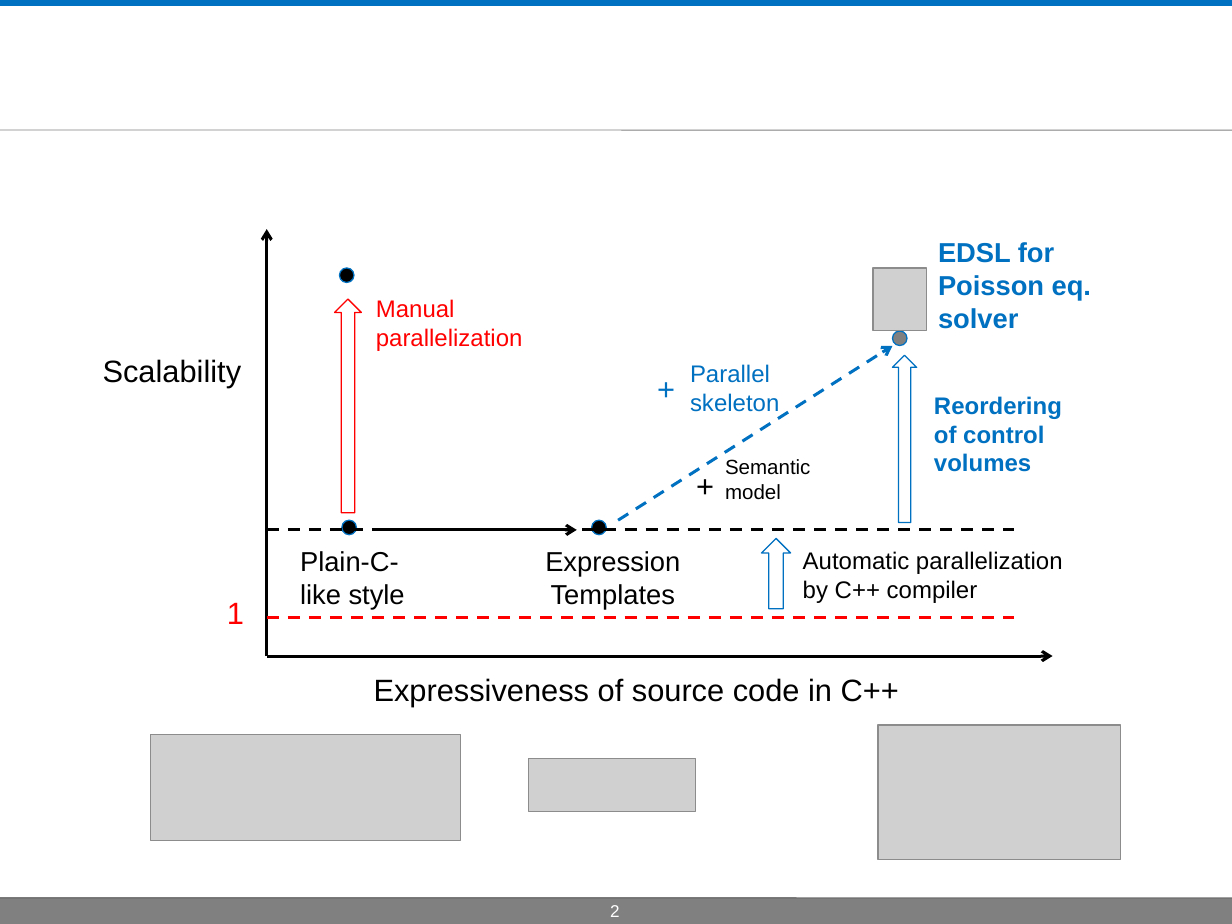
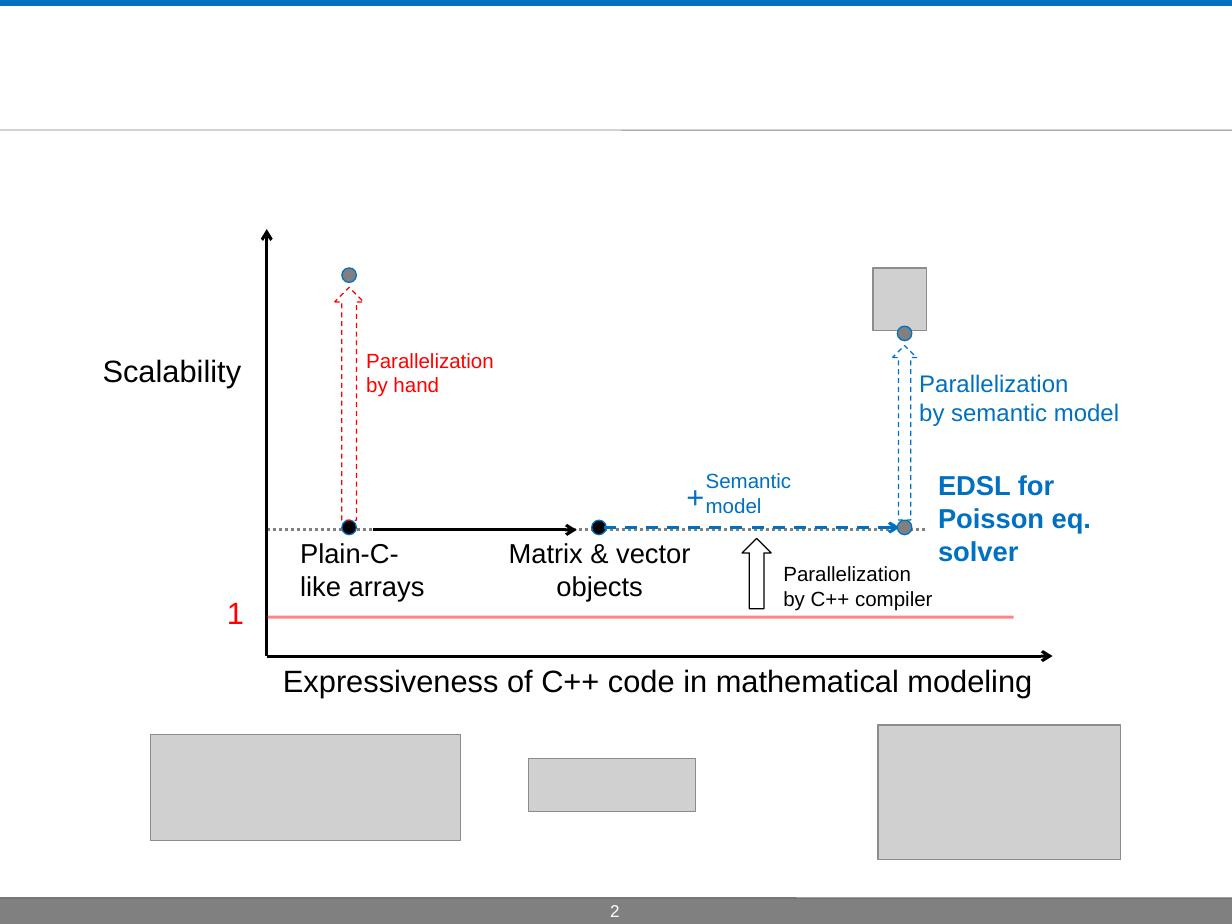
Before and after one commit to masa-ito/ProtoToPoisson, a slide deck: slide 2 of doc/source/figures.pptx. Drawn at 1232x924 pixels with LibreOffice and Linux fonts; fonts in the diff are those of the drawing; grey boxes stand for pictures; background and template pictures are left out. Boxes give left, top, right and bottom in pixels: in the first picture for what was removed or moved away, otherwise in the second. Text is boxed around its words. In the diff, an @@ line names an element or a change of style, - is before the commit and + after.

```diff
--- a/doc/source/figures.pptx
+++ b/doc/source/figures.pptx
@@ ellipse at (342,267,357,282): fill #000000 to #808080 @@
@@ down arrow: place and size @@
-down arrow at (335,299,362,513)
+down arrow at (335,287,365,520)
@@ down arrow at (335,287,365,520): outline #FF0000 0.75 pt to #FF0000 0.75 pt dashed @@
@@ ellipse: place and size @@
-ellipse at (892,331,907,346)
+ellipse at (897,326,912,341)
@@ rectangle "Parallelization": place and size @@
-rectangle "Parallelization" at (363,287,542,357)
+rectangle "Parallelization" at (354,341,532,403)
@@ text in rectangle at (366,353,494,397): text changed; size 14 to 12 pt @@
-Manual parallelization
+Parallelization
+by hand
@@ down arrow: place and size @@
-down arrow at (892,355,917,522)
+down arrow at (892,346,917,521)
@@ down arrow at (892,346,917,521): outline #0070C0 0.75 pt to #0070C0 0.75 pt dashed @@
@@ text removed at (646,363,689,413) @@
-+
@@ text removed at (690,364,779,417) @@
-Parallel skeleton
@@ text added at (919,374,1119,426), 14 pt, text #0070C0 @@
+Parallelization
+by semantic model
@@ rectangle removed at (922,384,1100,484) @@
-Reordering of control volumes
@@ text "+" at (674,472,717,521): text colour #000000 to #0070C0 @@
@@ text "+": place and size @@
-text "+" at (684,461,727,510)
+text "+" at (674,472,717,521)
@@ text "Semantic model": place and size @@
-text "Semantic model" at (725,459,810,500)
+text "Semantic model" at (706,473,791,514)
@@ text "Semantic model" at (706,473,791,514): text colour #000000 to #0070C0 @@
@@ text "EDSL for Poisson eq. solver": place and size @@
-text "EDSL for Poisson eq. solver" at (938,242,1091,329)
+text "EDSL for Poisson eq. solver" at (938,475,1091,562)
@@ line (267, 530) - (1014, 530): stroke #000000 1.75 pt dashed to #808080 1.75 pt dashed @@
@@ arrow moved from (618, 520) - (892, 346) to (604, 527) - (899, 527) @@
@@ down arrow: place and size @@
-down arrow at (761,538,791,609)
+down arrow at (742,538,771,609)
@@ down arrow at (742,538,771,609): outline #0070C0 0.75 pt to #000000 0.75 pt @@
@@ ellipse added at (897,520,912,535), fill #808080, outline #0070C0 0.75 pt @@
@@ text at (300,543,425,601): text changed @@
-Plain-C-like style
+Plain-C-like arrays
@@ text at (509,543,690,601): text changed @@
-Expression Templates
+Matrix & vector
+objects
@@ text at (783,566,932,611): text changed; size 14 to 12 pt @@
-Automatic parallelization by C++ compiler
+Parallelization
+by C++ compiler
@@ line (267, 617) - (1014, 617): stroke #FF0000 1.75 pt dashed to #FF0000 1.75 pt @@
@@ text at (283,669,1032,698): text changed @@
-Expressiveness of source code in C++
+Expressiveness of C++ code in mathematical modeling
```
Also in this commit, not shown: 1 other slide changed, 3 other files.
